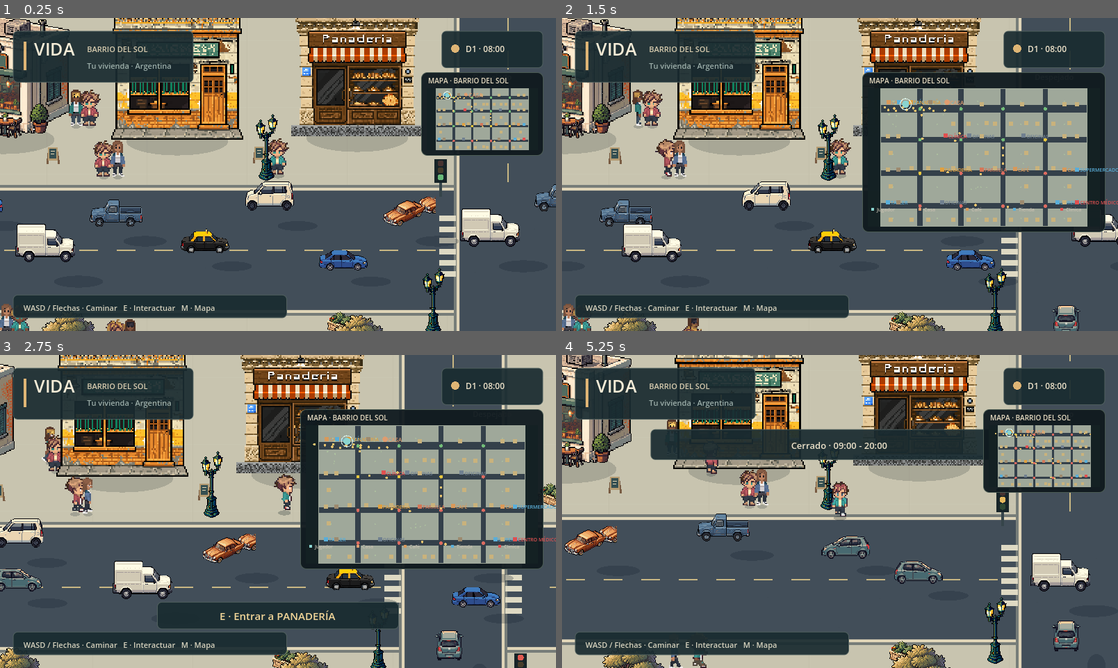
Above: before the commit, frames 1-4 (two rows, left to right).
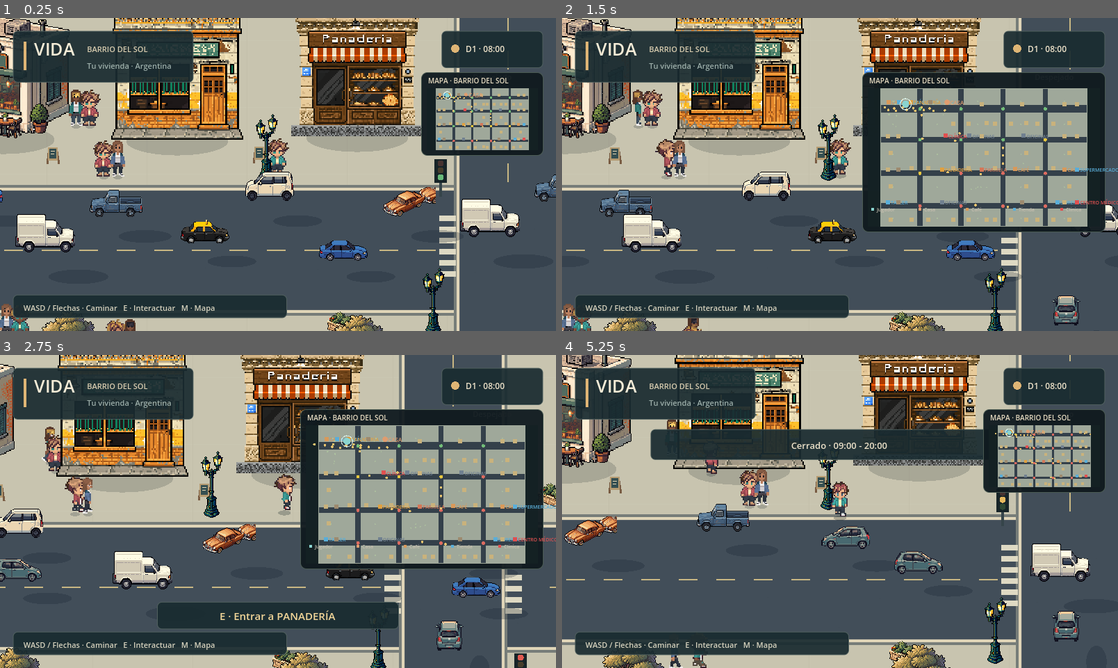
Above: after the commit, the same moments.

Repository: AgustinWojtyszyn/Life--simulador-de-vida
Game: Godot game, scene res://scenes/playground.tscn
Two runs of this game, one before a commit and one after it. Both use one fixed random seed, a clock stepped at 60 frames per second and the inputs below. This scene is started directly instead of the project's main scene.
Inputs (mouse positions are in pixels of both pictures, inside the frame that each line leads up to):
- Up to frame 1 (0.25 s): no input
- Up to frame 2 (1.5 s): drag from (1045, 115) to (895, 105) at 0.52 s; drag from (728, 190) to (812, 237) at 1.27 s
- Up to frame 3 (2.75 s): move the mouse to (333, 442) at 2.02 s; hold D (move_right) from 2.03 s (still down); tap E (interact) at 2.1 s
- Up to frame 4 (5.25 s): release D (move_right) at 2.75 s; drag from (812, 574) to (673, 464) at 2.77 s; move the mouse to (1006, 558) at 3.52 s; hold A (move_left) 3.53-4.25 s; tap E (interact) at 3.6, 5.1 s; drag from (673, 464) to (756, 433) at 4.27 s; move the mouse to (867, 511) at 5.02 s; hold S (move_down) from 5.03 s (still down); click (867, 511) at 5.17 s

The runs differ from the first frame. In frame 1, 6.2% of the frame differs, in the area x 0-100%, y 49-81%; in frame 2, 4.7%; in frame 3, 5.0%; in frame 4, 4.4%.

Commit message:
fix: preserve authored vehicle ground pivot while keeping queue fix

Diff:
--- a/scripts/city_vehicle.gd
+++ b/scripts/city_vehicle.gd
@@ -260,10 +260,10 @@
 	# edge to the body so the car never appears to have a second car behind.
 	var bounds: Rect2 = art_bounds[index]
 	sprite.offset = Vector2(-bounds.position.x - bounds.size.x * 0.5, -bounds.size.y)
-	sprite.position = Vector2(0, 0)
+	sprite.position = Vector2(0, -body_height)
 
 func _draw() -> void:
 	var forward := forward_vector()
-	draw_set_transform(Vector2(1, 1), 0, Vector2(lerpf(0.38, 0.82, absf(forward.x)), lerpf(0.52, 0.20, absf(forward.x))))
+	draw_set_transform(Vector2(1, -6), 0, Vector2(lerpf(0.42, 1.0, absf(forward.x)), lerpf(0.66, 0.24, absf(forward.x))))
 	draw_circle(Vector2.ZERO, half_width, Color(0.08, 0.13, 0.18, 0.26))
 	draw_set_transform(Vector2.ZERO)
